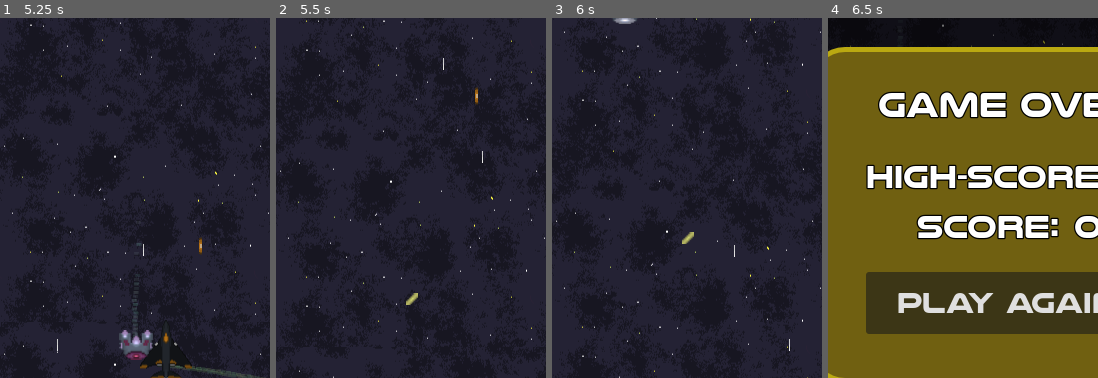
Above: before the commit, frames 1-4 (left to right).
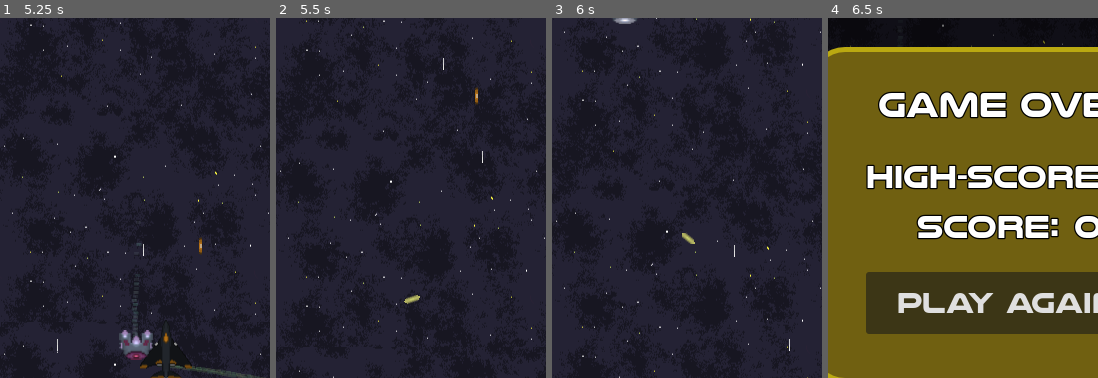
Above: after the commit, the same moments.

Repository: TarnishedAccess/Astro-Assault
Game: Godot game, scene res://Scenes/main_menu.tscn
The game is run twice, just before and just after one commit, with the same random seed, the same clock (stepped at 60 frames per second) and the same inputs. Sound files missing from this copy of the repository are replaced by a short silence.
Inputs:
- Up to frame 1 (5.25 s): click "START" at 0.5 s; hold D (Move_right) 1.28-2.03 s; hold Space (Shoot) 1.28-2.03 s; hold S (Move_down) 2.03-2.78 s; tap Space (Shoot) at 2.1, 3.6, 5.1 s; hold D (Move_right) 2.78-3.53 s; hold Space (Shoot) 2.78-3.53 s; hold W (Move_up) 3.53-4.28 s; hold Space (Shoot) 4.28-5.03 s; hold A (Move_left) from 4.28 s (still down)
- Up to frame 2 (5.5 s): keep holding A (Move_left)
- Up to frame 3 (6 s): release A (Move_left) at 5.78 s; hold S (Move_down) from 5.78 s (still down); hold Space (Shoot) from 5.78 s (still down)
- Up to frame 4 (6.5 s): keep holding S (Move_down); keep holding Space (Shoot)
The pictures show only the part of the screen within x 16-66%, y 23-73%; the shares and areas given below are measured in that part.

Frame 1 is identical in both runs. In frame 2, less than 0.1% of the frame differs, in the area x 47-54%, y 76-80%; in frame 3, 0.1%, in the area x 48-53%, y 59-63%; in frame 4, nothing differs.

Commit message:
Made gems randomly rotate in either direction
Absolutely pointless change but this is the last update today I promise

Diff:
--- a/Scripts/gem_yellow_small.gd
+++ b/Scripts/gem_yellow_small.gd
@@ -3,12 +3,18 @@
 signal collected
 var value = 1
 var speed = -4
+var rotation_direction = randi()%2
+#Gem randomly rotates to the left or the right. Does nothing but looks better I think
 
 func _physics_process(delta):
 	speed += delta * 4
 	if speed > 6:
 		speed = 6
 	global_position.y += speed
+	if rotation_direction:
+		rotation += 2 * delta
+	else:
+		rotation += -2 * delta
 
 func _on_body_entered(body):
 	if body is Player:
